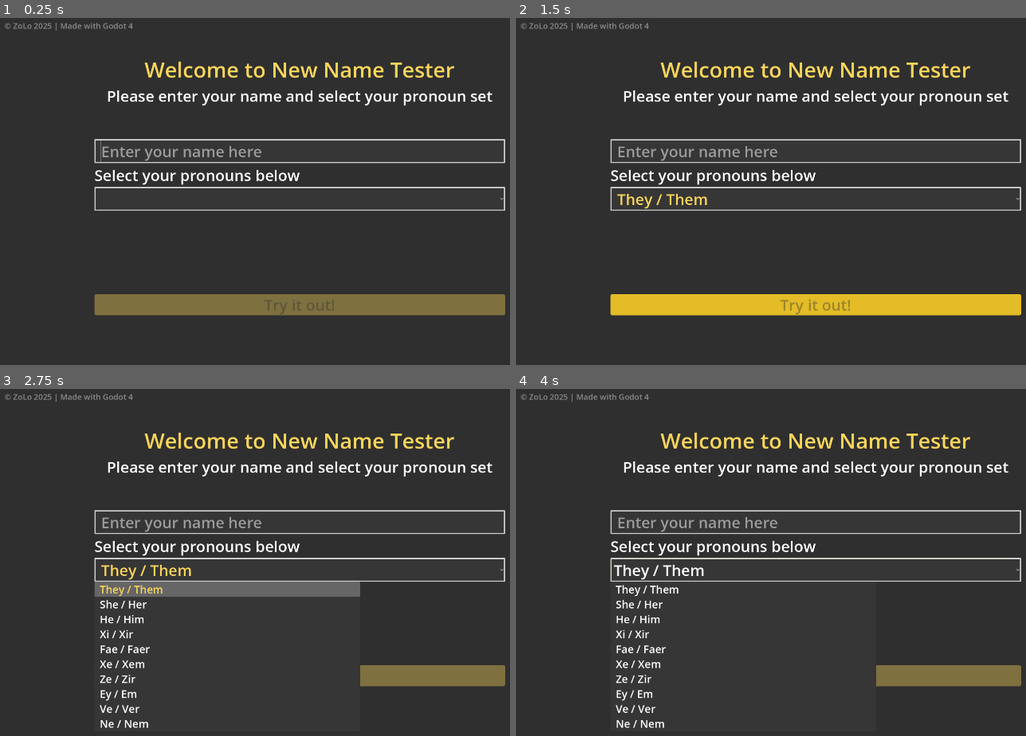
Above: before the commit, frames 1-4 (two rows, left to right).
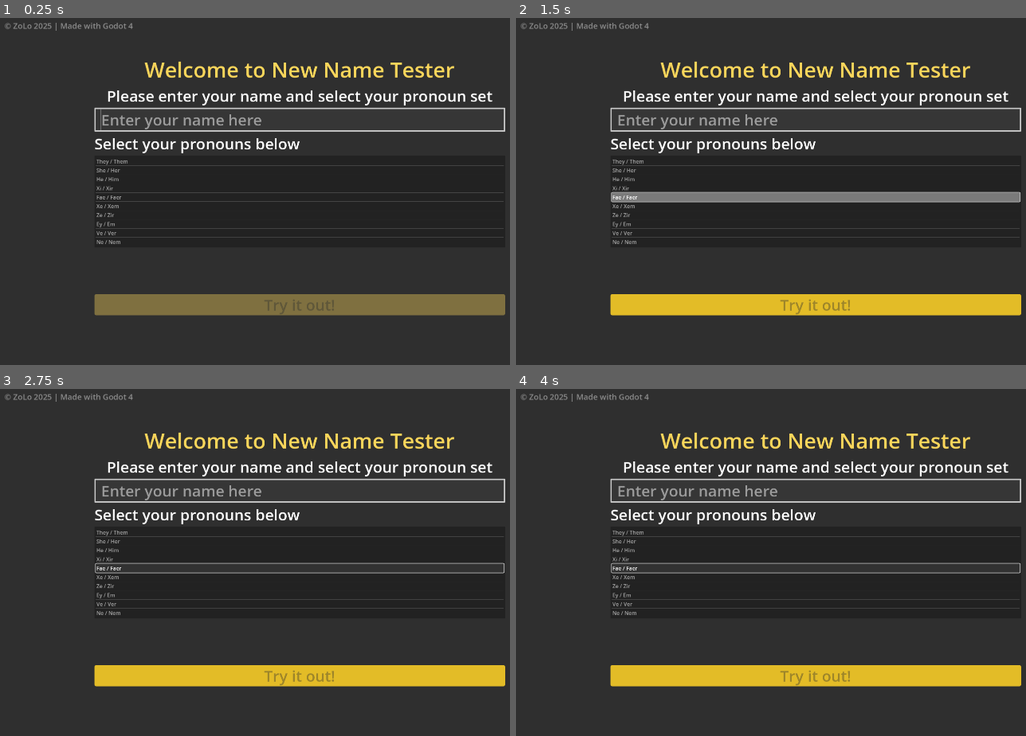
Above: after the commit, the same moments.

Repository: ZoeLocke/new-name-tester
Game: Godot game, scene res://start.tscn
Same seed, same stepped clock (60 frames per second), same inputs: the game is played once before the commit and once after it.
Inputs (mouse positions are in pixels of both pictures, inside the frame that each line leads up to):
- Up to frame 1 (0.25 s): no input
- Up to frame 2 (1.5 s): click (816, 198) at 0.52 s; tap Enter at 1.25 s
- Up to frame 3 (2.75 s): click (300, 569) at 2 s, where only the run before the commit has a clickable "They / Them"
- Up to frame 4 (4 s): click (816, 569) at 2.75 s, where only the run before the commit has a clickable "They / Them"; click (816, 569) at 3.5 s, where only the run before the commit has a clickable "They / Them"

The runs differ from the first frame. In frame 1, 4.9% of the frame differs, in the area x 18-100%, y 25-66%; in frame 2, 7.5%; in frame 3, 14%, in the area x 18-100%, y 25-98%; in frame 4, 12%.

Commit message:
inital development of multi-select item list for pronouns, including passing selection to the global variable

Diff:
--- a/globals.gd
+++ b/globals.gd
@@ -1,7 +1,7 @@
 extends Node
 
 var name_pick = "Zoe"
-var pronoun_pick = 0
+var pronoun_pick = []
 #Pronouns dict - ID : {forms}
 const pronouns = {
 	0 : {
--- a/start.gd
+++ b/start.gd
@@ -1,28 +1,29 @@
 extends Control
 
 func _ready():
+	# Clear choices
 	$VBoxContainer/VBoxContainer/LineEdit.text = ""
+	#$VBoxContainer/VBoxContainer/OptionButton.selected = -1
+	Globals.name_pick = ""
+	Globals.pronoun_pick = []
+	#Set inital focus and disable button (as it won't work until both fields are populated
 	$VBoxContainer/VBoxContainer/LineEdit.grab_focus()
-	$VBoxContainer/VBoxContainer/OptionButton.selected = -1
 	$VBoxContainer/Button.disabled = true
-	Globals.name_pick = ""
-	Globals.pronoun_pick = ""
-	$VBoxContainer/VBoxContainer/OptionButton.get_popup().add_theme_font_size_override("font_size", 32)
-
 
 
 func _on_line_edit_text_changed(new_text: String) -> void:
-	if $VBoxContainer/VBoxContainer/OptionButton.selected != -1:
+	if $VBoxContainer/VBoxContainer/ItemList.is_anything_selected():
 		$VBoxContainer/Button.disabled = false
 
-func _on_option_button_item_selected(index: int) -> void:
+func _on_item_list_multi_selected(index: int, selected: bool) -> void:
 	if $VBoxContainer/VBoxContainer/LineEdit.text != "":
 		$VBoxContainer/Button.disabled = false
 	$VBoxContainer/Button.grab_focus()
 
 func _on_button_button_up() -> void:
 	Globals.name_pick = $VBoxContainer/VBoxContainer/LineEdit.text
-	Globals.pronoun_pick = $VBoxContainer/VBoxContainer/OptionButton.selected
+	Globals.pronoun_pick = $VBoxContainer/VBoxContainer/ItemList.get_selected_items()
+	print(Globals.pronoun_pick)
 	get_tree().change_scene_to_file("res://tester.tscn")
 
 
@@ -30,5 +31,5 @@
 	$VBoxContainer/VBoxContainer/LineEdit.editable = true
 
 
-func _on_option_button_focus_entered() -> void:
-	$VBoxContainer/VBoxContainer/OptionButton.show_popup()
+#func _on_item_list_focus_entered() -> void:
+	#$VBoxContainer/VBoxContainer/ItemList.show_popup()
--- a/start.tscn
+++ b/start.tscn
@@ -51,7 +51,7 @@
 layout_mode = 2
 size_flags_vertical = 6
 tooltip_text = "Enter the name you would like to try on here."
-focus_next = NodePath("../OptionButton")
+focus_next = NodePath("../ItemList")
 focus_previous = NodePath("../../Button")
 theme = ExtResource("2_qn1rc")
 theme_override_font_sizes/font_size = 46
@@ -62,40 +62,35 @@
 theme_override_font_sizes/font_size = 46
 text = "Select your pronouns below"
 
-[node name="OptionButton" type="OptionButton" parent="VBoxContainer/VBoxContainer"]
+[node name="ItemList" type="ItemList" parent="VBoxContainer/VBoxContainer"]
 layout_mode = 2
 tooltip_text = "Select the pronoun set you would like to try on from this list."
 focus_next = NodePath("../../Button")
 focus_previous = NodePath("../LineEdit")
 theme = ExtResource("2_qn1rc")
+select_mode = 2
+allow_reselect = true
+allow_rmb_select = true
+auto_width = true
+auto_height = true
 item_count = 10
-popup/item_0/text = "They / Them"
-popup/item_0/id = 0
-popup/item_1/text = "She / Her"
-popup/item_1/id = 1
-popup/item_2/text = "He / Him"
-popup/item_2/id = 2
-popup/item_3/text = "Xi / Xir"
-popup/item_3/id = 3
-popup/item_4/text = "Fae / Faer"
-popup/item_4/id = 4
-popup/item_5/text = "Xe / Xem"
-popup/item_5/id = 5
-popup/item_6/text = "Ze / Zir"
-popup/item_6/id = 6
-popup/item_7/text = "Ey / Em"
-popup/item_7/id = 7
-popup/item_8/text = "Ve / Ver"
-popup/item_8/id = 8
-popup/item_9/text = "Ne / Nem"
-popup/item_9/id = 9
+item_0/text = "They / Them"
+item_1/text = "She / Her"
+item_2/text = "He / Him"
+item_3/text = "Xi / Xir"
+item_4/text = "Fae / Faer"
+item_5/text = "Xe / Xem"
+item_6/text = "Ze / Zir"
+item_7/text = "Ey / Em"
+item_8/text = "Ve / Ver"
+item_9/text = "Ne / Nem"
 
 [node name="Button" type="Button" parent="VBoxContainer"]
 layout_mode = 2
 size_flags_vertical = 10
 tooltip_text = "Click here (once name and pronouns are selected) to go to the testing page."
 focus_next = NodePath("../VBoxContainer/LineEdit")
-focus_previous = NodePath("../VBoxContainer/OptionButton")
+focus_previous = NodePath("../VBoxContainer/ItemList")
 theme = ExtResource("2_qn1rc")
 theme_override_font_sizes/font_size = 46
 text = "Try it out!"
@@ -112,6 +107,5 @@
 
 [connection signal="focus_entered" from="VBoxContainer/VBoxContainer/LineEdit" to="." method="_on_line_edit_focus_entered"]
 [connection signal="text_changed" from="VBoxContainer/VBoxContainer/LineEdit" to="." method="_on_line_edit_text_changed"]
-[connection signal="focus_entered" from="VBoxContainer/VBoxContainer/OptionButton" to="." method="_on_option_button_focus_entered"]
-[connection signal="item_selected" from="VBoxContainer/VBoxContainer/OptionButton" to="." method="_on_option_button_item_selected"]
+[connection signal="multi_selected" from="VBoxContainer/VBoxContainer/ItemList" to="." method="_on_item_list_multi_selected"]
 [connection signal="button_up" from="VBoxContainer/Button" to="." method="_on_button_button_up"]
--- a/tester.gd
+++ b/tester.gd
@@ -1,38 +1,43 @@
 extends Control
 
-var user_name = Globals.name_pick
-# Subject = they
-var subject = Globals.pronouns[Globals.pronoun_pick]["subject"]
-# Object = them
-var object = Globals.pronouns[Globals.pronoun_pick]["object"]
-# Possessive adjective = their
-var possessive_adj = Globals.pronouns[Globals.pronoun_pick]["possessive_adj"]
-# Possessive pronoun = theirs
-var possessive_pro = Globals.pronouns[Globals.pronoun_pick]["possessive_pro"]
-# Reflexive = themselves
-var reflexive = Globals.pronouns[Globals.pronoun_pick]["reflexive"]
-# Common contraction = they're
-var common_cont = Globals.pronouns[Globals.pronoun_pick]["common_cont"]
-# Incluse s = "" (if her then "she likes", so Include s would be "s", if they then "they like" so Include s would be "")
-var include_s = Globals.pronouns[Globals.pronoun_pick]["include_s"]
-# Verb = are (if her then "she is" so Verb would be "is", if they then "they are" so Verb would be "are")
-var verb = Globals.pronouns[Globals.pronoun_pick]["verb"]
-# Verb contraction = aren't (if she then "isn't she" so Verb contraction would be isn't, if they then "aren't they" so Verb contraction would be "aren't")
-var verb_cont = Globals.pronouns[Globals.pronoun_pick]["verb_cont"]
-
-var strings = [
-	"Hiya, {0}, how are you?".format([user_name.capitalize()]),
-	"Hey, have you met {0}? {1} awesome!".format([user_name.capitalize(), common_cont.capitalize()]),
-	"This is {0}. {1} new here and I wanted {2} to meet some new people. Fun fact: {3} like{4} cool people and {5} looking to introduce {6} to more!".format([user_name.capitalize(), common_cont.capitalize(), object, subject.capitalize(), include_s, verb, reflexive]),
-	"Hey, {0}, I hear you use {1}/{2}. I'll do my best to remember but please be patient with me.".format([user_name.capitalize(), subject, object]),
-	"That's {0} over there, {1} {2} amazing?!".format([user_name.capitalize(), verb_cont, subject]),
-	"Welcome, {0}. I made you a {1}/{2} badge but you don't have to wear it if you don't want to.".format([user_name.capitalize(), subject, object]),
-	"Ask {0}, {1} can tell you more; {2} an expert and {3} sure to be able to help.".format([user_name.capitalize(), subject, common_cont, verb]),
-	"Have you checked in on {0} recently? I haven't spoken to {1} in a while and I know {2} going through some stuff. Not for me to say what's up with {3}, though; {4} can tell you {5}.".format([user_name.capitalize(), object, common_cont, object, subject, reflexive])
-	]
+var strings = []
 
 var string_it = 0
 func _ready():
+	var pronoun_list = []
+
+
+	var user_name = Globals.name_pick
+	# Subject = they
+	var subject = Globals.pronouns[Globals.pronoun_pick]["subject"]
+	# Object = them
+	var object = Globals.pronouns[Globals.pronoun_pick]["object"]
+	# Possessive adjective = their
+	var possessive_adj = Globals.pronouns[Globals.pronoun_pick]["possessive_adj"]
+	# Possessive pronoun = theirs
+	var possessive_pro = Globals.pronouns[Globals.pronoun_pick]["possessive_pro"]
+	# Reflexive = themselves
+	var reflexive = Globals.pronouns[Globals.pronoun_pick]["reflexive"]
+	# Common contraction = they're
+	var common_cont = Globals.pronouns[Globals.pronoun_pick]["common_cont"]
+	# Incluse s = "" (if her then "she likes", so Include s would be "s", if they then "they like" so Include s would be "")
+	var include_s = Globals.pronouns[Globals.pronoun_pick]["include_s"]
+	# Verb = are (if her then "she is" so Verb would be "is", if they then "they are" so Verb would be "are")
+	var verb = Globals.pronouns[Globals.pronoun_pick]["verb"]
+	# Verb contraction = aren't (if she then "isn't she" so Verb contraction would be isn't, if they then "aren't they" so Verb contraction would be "aren't")
+	var verb_cont = Globals.pronouns[Globals.pronoun_pick]["verb_cont"]
+
+	strings = [
+		"Hiya, {0}, how are you?".format([user_name.capitalize()]),
+		"Hey, have you met {0}? {1} awesome!".format([user_name.capitalize(), common_cont.capitalize()]),
+		"This is {0}. {1} new here and I wanted {2} to meet some new people. Fun fact: {3} like{4} cool people and {5} looking to introduce {6} to more!".format([user_name.capitalize(), common_cont.capitalize(), object, subject.capitalize(), include_s, verb, reflexive]),
+		"Hey, {0}, I hear you use {1}/{2}. I'll do my best to remember but please be patient with me.".format([user_name.capitalize(), subject, object]),
+		"That's {0} over there, {1} {2} amazing?!".format([user_name.capitalize(), verb_cont, subject]),
+		"Welcome, {0}. I made you a {1}/{2} badge but you don't have to wear it if you don't want to.".format([user_name.capitalize(), subject, object]),
+		"Ask {0}, {1} can tell you more; {2} an expert and {3} sure to be able to help.".format([user_name.capitalize(), subject, common_cont, verb]),
+		"Have you checked in on {0} recently? I haven't spoken to {1} in a while and I know {2} going through some stuff. Not for me to say what's up with {3}, though; {4} can tell you {5}.".format([user_name.capitalize(), object, common_cont, object, subject, reflexive])
+		]
+
 	$VBoxContainer/Label.text = strings[string_it]
 	$VBoxContainer/HBoxContainer/Next.grab_focus()
 
